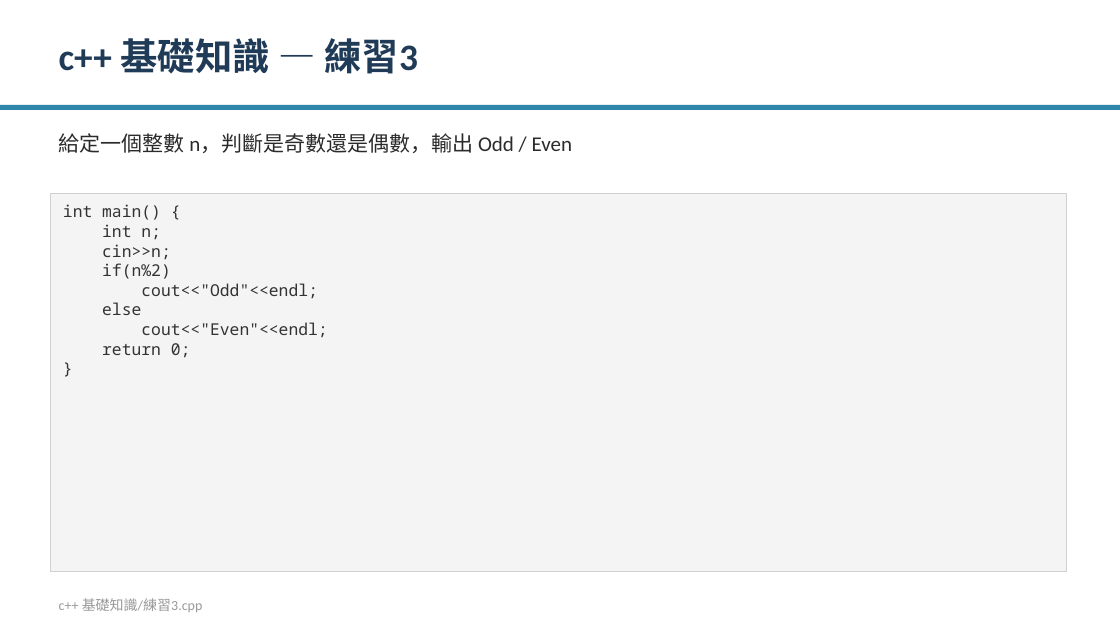
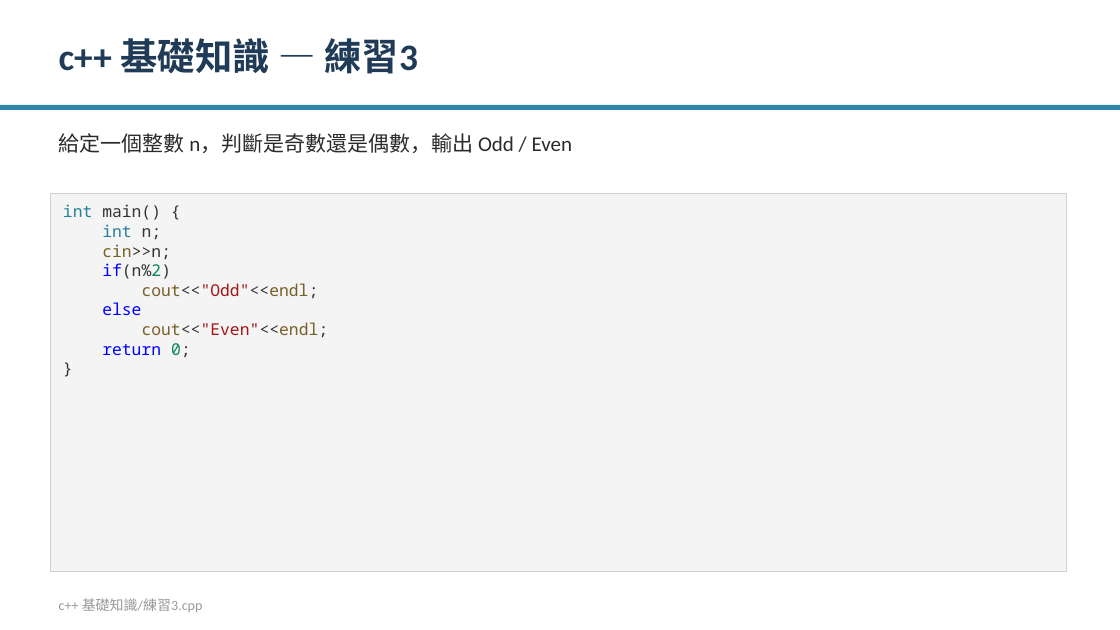
Before and after one commit to Ivan0206cool/cplusplus_practice, a slide deck: slide 6 of practice_intro.pptx. Drawn at 1120x630 pixels with LibreOffice and Linux fonts; fonts in the diff are those of the drawing. Boxes give left, top, right and bottom in pixels: in the first picture for what was removed or moved away, otherwise in the second. Text is boxed around its words. In the diff, an @@ line names an element or a change of style, - is before the commit and + after.

```diff
--- a/practice_intro.pptx
+++ b/practice_intro.pptx
@@ text in rectangle at bbox=[63, 204, 329, 358]: text colour #333333 to #267F99 in "int", "int"; text colour #333333 to #795E26 in "cin>>n;", "cout<<"Odd"<<endl;", "cout<<"Even"<<endl;"; text colour #333333 to #0000FF in "if(n%2)", "else", "return"; text colour #333333 to #098658 in "if(n%2)", "0;"; text colour #333333 to #A31515 in "cout<<"Odd"<<endl;", "cout<<"Even"<<endl;" @@
```
Also in this commit, not shown: 8 other slides changed.
